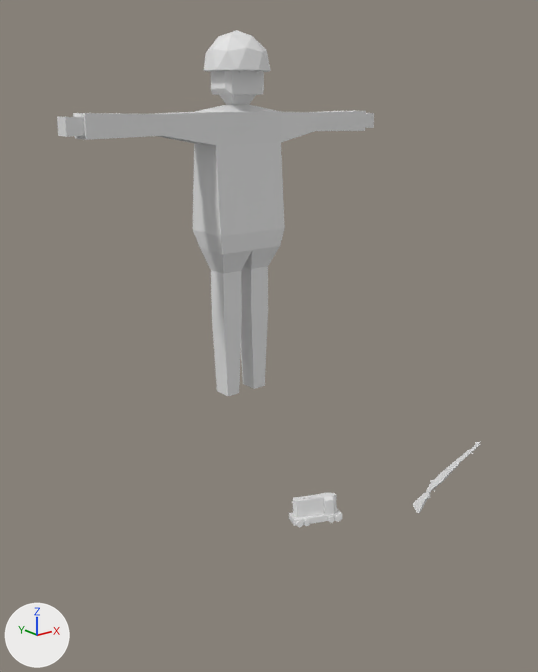
The glTF model animatronics/lucas/lucas.glb, before and after one commit.
One viewpoint serves both versions: a 50 mm lens placed at (-13.5, -18.7, 8.8), pointed at (0.0, -1.8, 2.1). Every picture has the same lights, and +X, +Y and +Z are marked at lower left. Materials are left out; every surface is plain grey. Vertices at the same position are counted once.
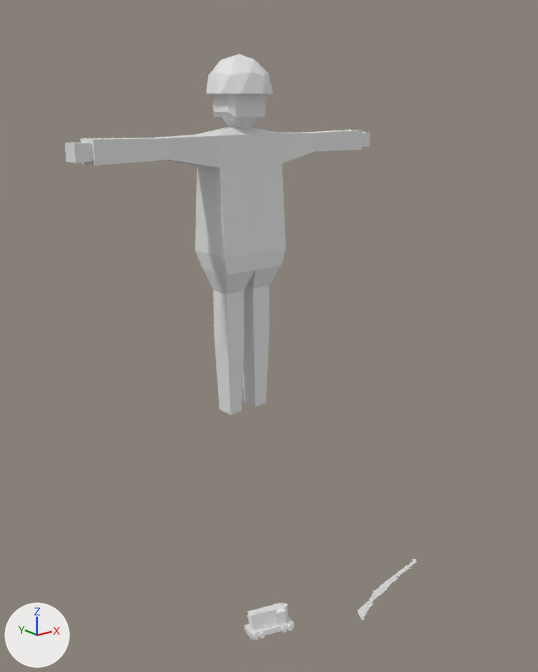
Changed parts and their boxes (x1, y1, x2, y2) in the pictures (538 x 672 px):
'Plane', mesh turned, moved: before (57, 30, 374, 396); after (65, 54, 370, 415)
'Cube', moved, turned: before (289, 493, 342, 527); after (244, 603, 294, 640)
'Plane.001', moved, turned: before (413, 441, 480, 513); after (357, 558, 417, 620)

The edits, one by one:
me_plane has 150 vertices, 311 faces and spans x -5.47..5.47, y -1.33..0.67, z -5.17..5.71.
me_plane is used by ob_plane; location (0.0, 0.0, 5.06).
me_plane part 1: the whole mesh is turned 2.5 degrees about the z axis through its middle, then moved by (0.04, -0.04, -0.66).
Object 'Plane' (ob_plane) moves from (0.0, 0.0, 5.06) to (0.0, 0.0, 5.1).
Object 'Cube' (ob_cube) moves from (1.89, -1.26, -4.89) to (1.0, 0.22, -10.07).
Object 'Cube' (ob_cube) turns from (-0.4, 11, 65) to (-0.4, 11, 72) degrees about x, y and z.
Object 'Plane.001' (ob_plane_001) moves from (4.57, -3.97, -4.74) to (4.0, -2.14, -9.92).
Object 'Plane.001' (ob_plane_001) turns from (65, -52, -76) to (65, -52, -68) degrees about x, y and z.
